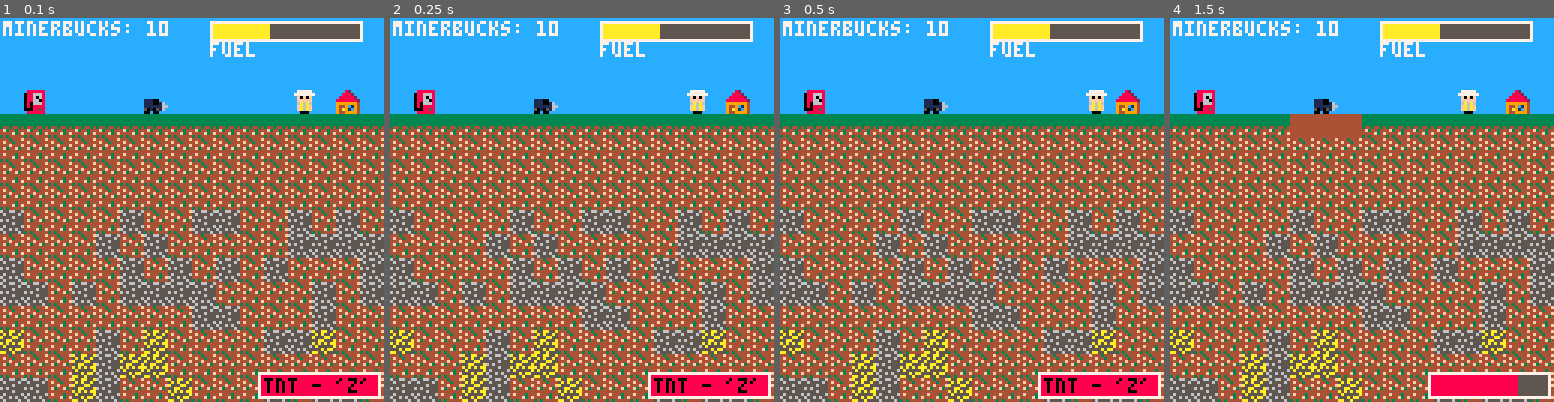
Above: before the commit, frames 1-4 (left to right).
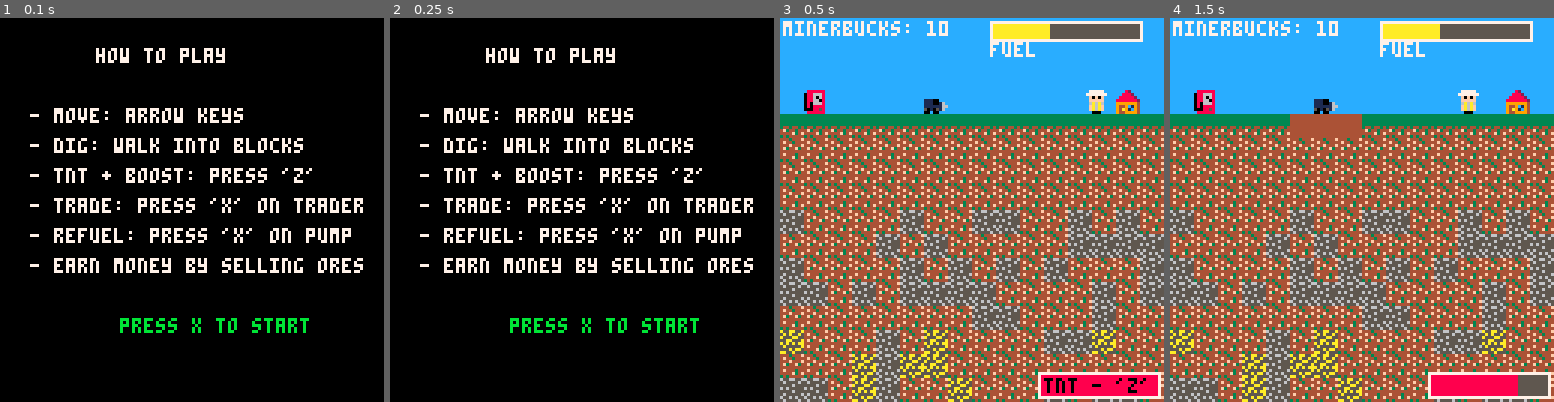
Above: after the commit, the same moments.

Repository: grantsweeney02/Miner
Game: PICO-8 cartridge miner.p8
Same seed, same stepped clock (60 frames per second), same inputs: the game is played once before the commit and once after it.
Inputs:
- Up to frame 1 (0.1 s): no input
- Up to frame 2 (0.25 s): no input
- Up to frame 3 (0.5 s): tap X (X key) at 0.33 s
- Up to frame 4 (1.5 s): tap O (Z key) at 0.7 s; tap X (X key) at 1.07 s

The runs differ from the first frame. In frame 1, 100% of the frame differs, in the area x 0-100%, y 0-100%; in frame 2, 100%; in frame 3, nothing differs; in frame 4, nothing differs.

Commit message:
show intrsuctions was set to false on accident

Diff:
--- a/miner.p8
+++ b/miner.p8
@@ -290,7 +290,7 @@
 
 
 function _init()
-    show_instructions = false
+    show_instructions = true
     game_over = false
     music_playing = false
     cam_y = 0
